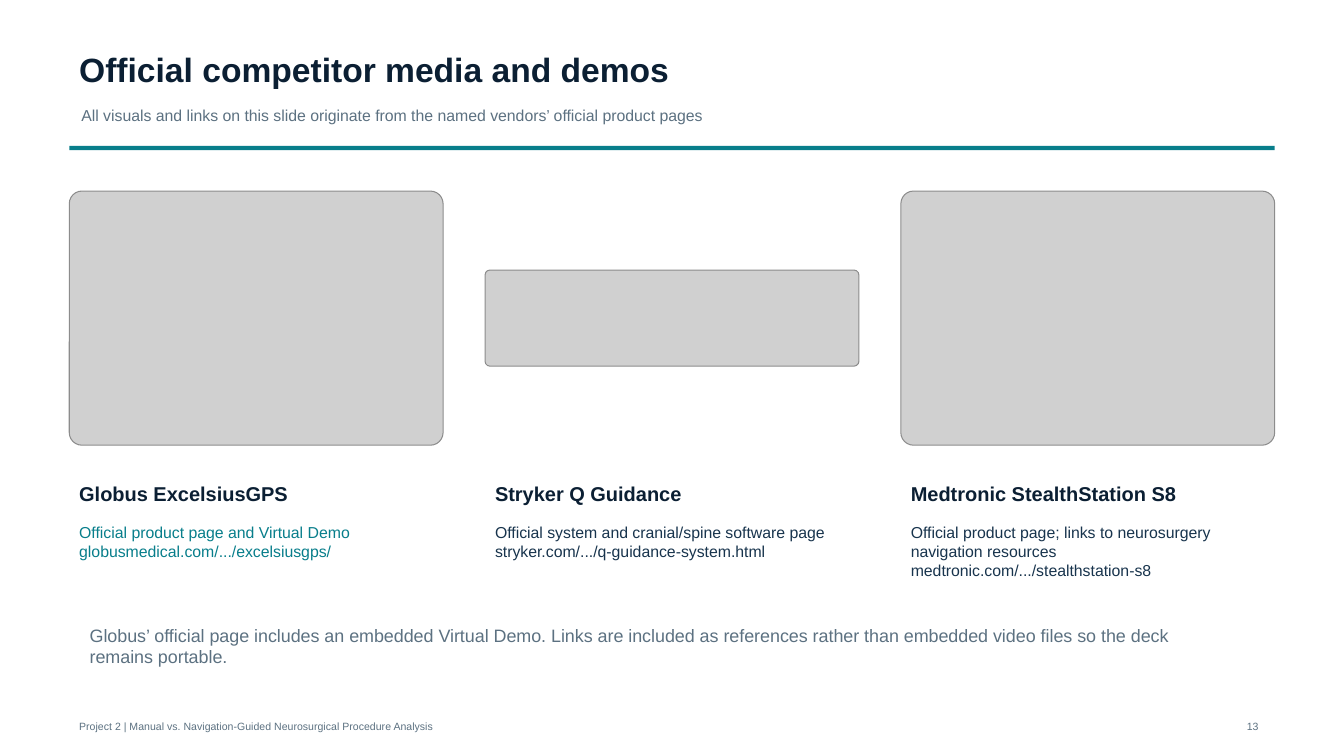
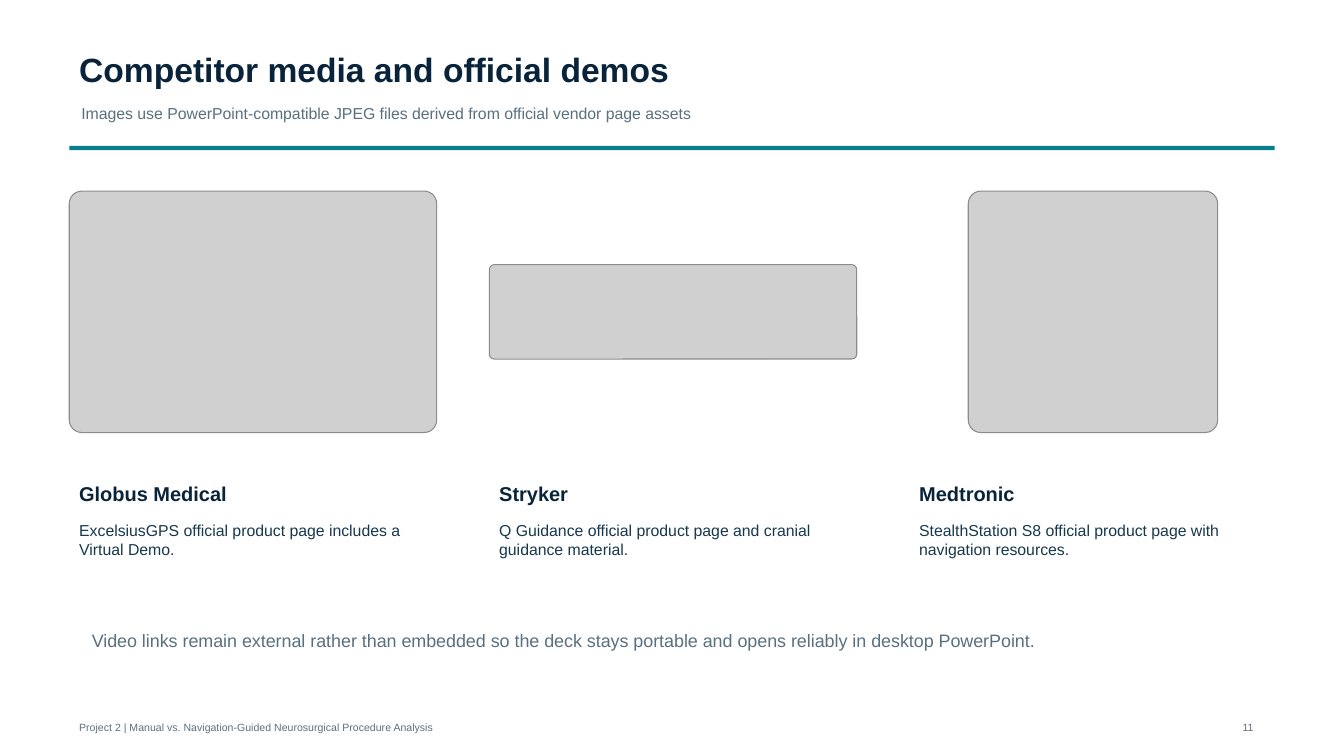
Before and after one commit to MoorthyDurga/Perfint_Research, a slide deck: slide 11 of project2_navigation/presentation/project2_neuronavigation_complete_review_final.pptx (slide 13 before the commit). Drawn at 1344x756 pixels with LibreOffice and Linux fonts; fonts in the diff are those of the drawing; grey boxes stand for pictures. Boxes give left, top, right and bottom in pixels: in the first picture for what was removed or moved away, otherwise in the second. Text is boxed around its words. In the diff, an @@ line names an element or a change of style, - is before the commit and + after.

Commit message:
Rebuild cranial neuronavigation review deck

```diff
--- a/project2_navigation/presentation/project2_neuronavigation_complete_review_final.pptx
+++ b/project2_navigation/presentation/project2_neuronavigation_complete_review_final.pptx
@@ text at box(79, 57, 669, 89): text changed; text colour #0B1F33 to #09243A @@
-Official competitor media and demos
+Competitor media and official demos
@@ text removed at box(81, 109, 703, 125) @@
-All visuals and links on this slide originate from the named vendors’ official product pages
@@ text added at box(81, 107, 691, 123), 11.2 pt, text #597080 @@
+Images use PowerPoint-compatible JPEG files derived from official vendor page assets
@@ picture: place and size @@
-picture at box(70, 192, 444, 446)
+picture at box(70, 192, 438, 434)
@@ picture: place and size @@
-picture at box(901, 192, 1275, 446)
+picture at box(969, 192, 1218, 434)
@@ picture: place and size @@
-picture at box(485, 270, 859, 366)
+picture at box(489, 265, 857, 360)
@@ text at box(79, 486, 226, 502): text changed; text colour #0B1F33 to #09243A @@
-Globus ExcelsiusGPS
+Globus Medical
@@ text at box(499, 486, 568, 505): text changed; text colour #0B1F33 to #09243A @@
-Stryker Q Guidance
+Stryker
@@ text at box(919, 486, 1014, 502): text changed; text colour #0B1F33 to #09243A @@
-Medtronic StealthStation S8
+Medtronic
@@ text at box(79, 524, 400, 555): text changed; text colour #087E8B to #17384D @@
-Official product page and Virtual Demo
-globusmedical.com/.../excelsiusgps/
+ExcelsiusGPS official product page includes a Virtual Demo.
@@ text at box(499, 524, 811, 559): text changed; text colour #18344D to #17384D @@
-Official system and cranial/spine software page
-stryker.com/.../q-guidance-system.html
+Q Guidance official product page and cranial guidance material.
@@ text at box(919, 524, 1219, 559): text changed; text colour #18344D to #17384D @@
-Official product page; links to neurosurgery navigation resources
-medtronic.com/.../stealthstation-s8
+StealthStation S8 official product page with navigation resources.
@@ text at box(92, 634, 1035, 651): text changed; text colour #5C7181 to #597080 @@
-Globus’ official page includes an embedded Virtual Demo. Links are included as references rather than embedded video files so the deck remains portable.
+Video links remain external rather than embedded so the deck stays portable and opens reliably in desktop PowerPoint.
@@ text added at box(1243, 724, 1254, 731), 7.5 pt, text #597080 @@
+11
@@ text removed at box(1247, 722, 1259, 730) @@
-13
```
Also in this commit, not shown: 5 other slides changed, 7 slides added, 9 slides removed.
